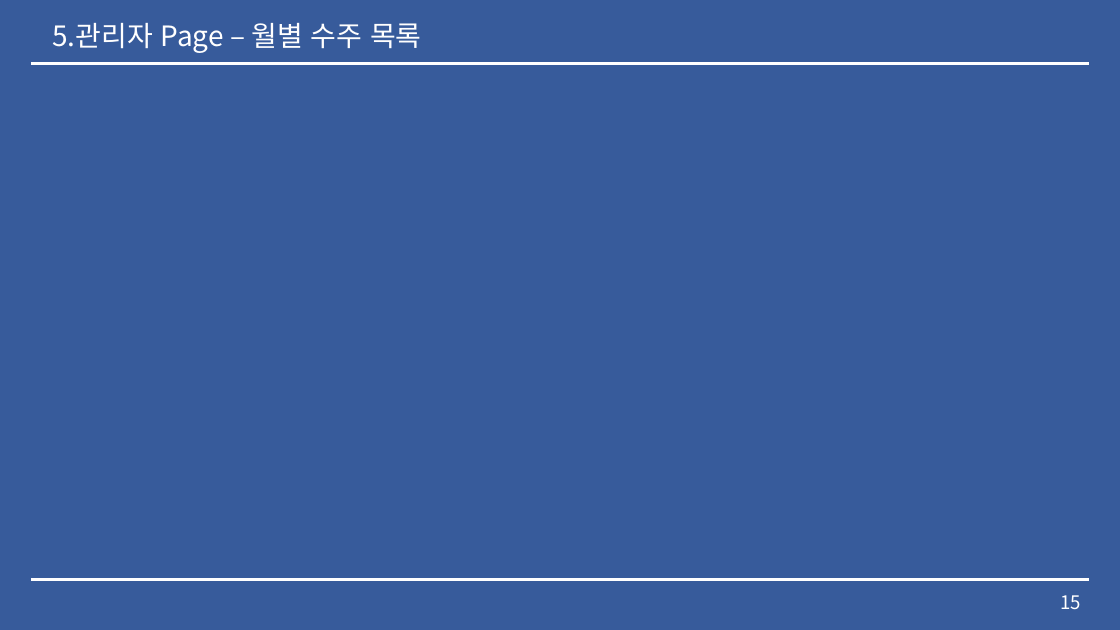
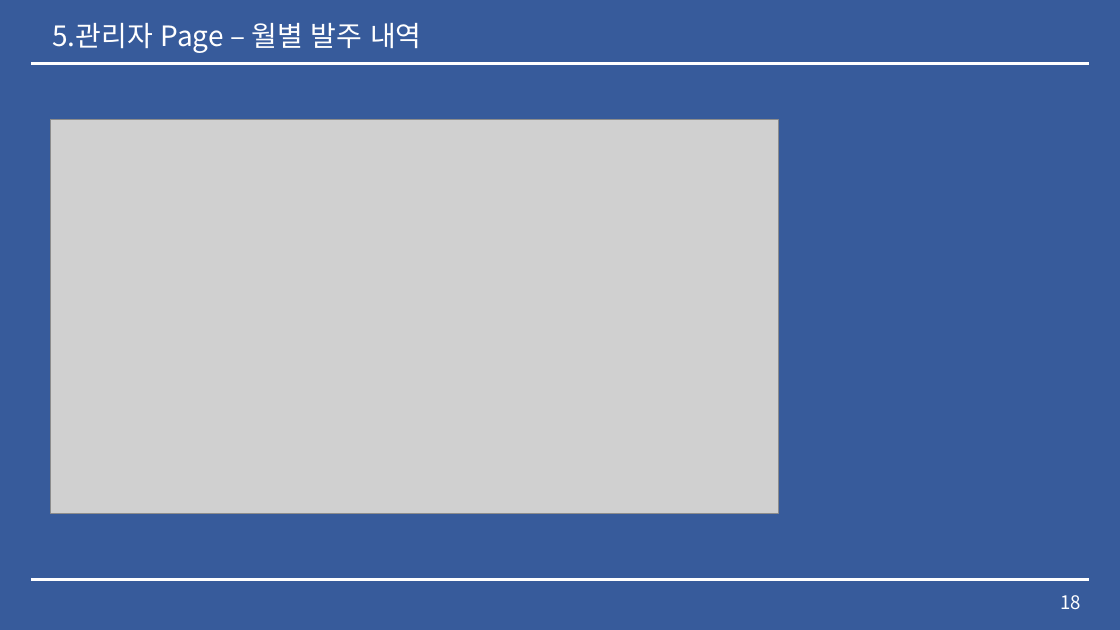
Before and after one commit to lx9203/fulfillmentBlue, a slide deck: slide 18 of Fulfillment 중간발표.pptx (slide 15 before the commit). Drawn at 1120x630 pixels with LibreOffice and Linux fonts; fonts in the diff are those of the drawing; grey boxes stand for pictures. Boxes give left, top, right and bottom in pixels: in the first picture for what was removed or moved away, otherwise in the second. Text is boxed around its words. In the diff, an @@ line names an element or a change of style, - is before the commit and + after.

```diff
--- a/Fulfillment 중간발표.pptx
+++ b/Fulfillment 중간발표.pptx
@@ text at [52, 23, 422, 53]: text changed @@
-5.관리자 Page – 월별 수주 목록
+5.관리자 Page – 월별 발주 내역
@@ picture added at [50, 119, 778, 513] @@
@@ page number at [1060, 595, 1081, 609]: text changed @@
-15
+18
```
Also in this commit, not shown: 11 other slides changed, 2 slides added, 6 other files.
